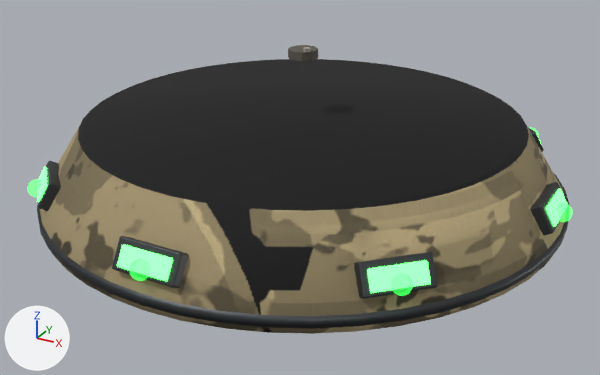
Two versions of the glTF model public/models/GASILO.glb, one commit apart.
Both versions are drawn from a 50 mm camera at (1.245, -2.286, 0.688) aimed at (0.053, -0.117, -0.396). Every picture has the same lights, and +X, +Y and +Z are marked at lower left. The first picture is the older version. Where no turn or scale is listed for an object, it has been applied to the vertices. Vertices at exactly the same position are counted once.

Objects in the first picture: 'Skirt', 'TankDetails', 'TiberiumGlow4', 'TiberiumGlow5', 'TiberiumGlow6', 'TiberiumGlow7' and 1 more.
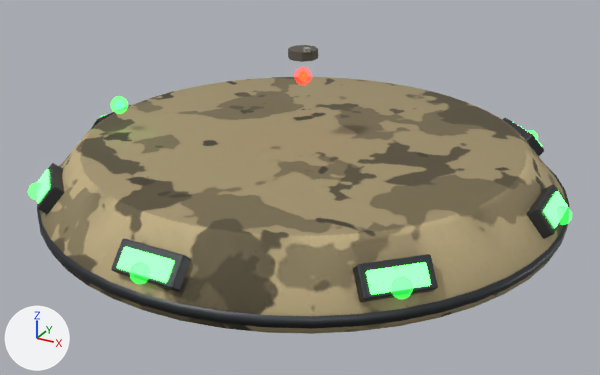
Where the newer file only moved an object's origin or applied its transform, the numbers keep the older frame.

What differs and where, as boxes (x1, y1, x2, y2) in the pictures (600 x 375 px; the box of a moved part takes in the faces that stretch with it):
'Skirt', reshaped, surface changed (7% shorter): before (40, 59, 565, 334); after (40, 77, 566, 334)
'TankDetails', mesh moved: before (37, 127, 569, 329); after (37, 105, 569, 329)
'TiberiumGlow6', moved: before (391, 273, 413, 296); after (391, 277, 413, 299)
'TiberiumGlow5', moved: before (130, 259, 150, 281); after (130, 262, 150, 284)
'TiberiumGlow7', moved: before (557, 203, 573, 222); after (557, 206, 572, 225)
'TiberiumGlow4', moved: before (27, 179, 42, 197); after (28, 182, 42, 200)
part 1 of me_skirt, moved or reshaped: before (40, 59, 565, 316); after (40, 77, 566, 316)
part 2 of me_skirt, surface changed: before (40, 59, 565, 334); after (40, 77, 566, 334)
part 3 of me_tankdetails, moved or reshaped: before (37, 127, 567, 299); after (37, 105, 569, 302)

Patch to the scene script:
```diff
--- a/public/models/GASILO.glb.py
+++ b/public/models/GASILO.glb.py
@@ me_skirt @@
 # used by ob_skirt; location = (0.0, 0.0, -0.5)
-me_skirt.from_pydata(...)  # 192 vertices, 380 faces; spans x -0.86..0.86, y -0.86..0.86, z 0.03..0.31
+me_skirt.from_pydata(...)  # 192 vertices, 380 faces; spans x -0.86..0.86, y -0.86..0.86, z 0.03..0.23
+# me_skirt part 1: all 96 vertices in x -0.72..0.72, y -0.72..0.72, z 0.3..0.31 are scaled about their middle by (1.03, 1.03, 1), then moved by (0.0, 0.0, -0.08)
+# me_skirt part 2: texture (UV) coordinates of 378 of 380 faces, centred in x -0.86..0.86, y -0.86..0.86, z 0.03..0.31, changed; they spanned u 0.0..0.73, v 0.0..1.0 and now span u 0.0..1.0, v 0.0..0.89
 me_skirt.materials.append(mat_camo_skirt)
@@ me_tankdetails @@
 # used by ob_tankdetails; location = (0.0, 0.0, -0.5)
-me_tankdetails.from_pydata(...)  # 992 vertices, 1916 faces; spans x -0.87..0.87, y -0.87..0.87, z 0.05..0.2
+me_tankdetails.from_pydata(...)  # 992 vertices, 1916 faces; spans x -0.87..0.87, y -0.87..0.87, z 0.05..0.19
+# me_tankdetails part 3: the whole mesh is moved by (0.0, 0.0, -0.01)
 me_tankdetails.materials.append(mat_steel)
@@ ob_tiberiumglow4 @@
 ob_tiberiumglow4 = bpy.data.objects.new('TiberiumGlow4', me_tiberiumglow4)
-ob_tiberiumglow4.location = (-0.608, -0.608, -0.35)
+ob_tiberiumglow4.location = (-0.608, -0.608, -0.36)
@@ ob_tiberiumglow5 @@
 ob_tiberiumglow5 = bpy.data.objects.new('TiberiumGlow5', me_tiberiumglow5)
-ob_tiberiumglow5.location = (0.0, -0.86, -0.35)
+ob_tiberiumglow5.location = (0.0, -0.86, -0.36)
@@ ob_tiberiumglow6 @@
 ob_tiberiumglow6 = bpy.data.objects.new('TiberiumGlow6', me_tiberiumglow6)
-ob_tiberiumglow6.location = (0.608, -0.608, -0.35)
+ob_tiberiumglow6.location = (0.608, -0.608, -0.36)
@@ ob_tiberiumglow7 @@
 ob_tiberiumglow7 = bpy.data.objects.new('TiberiumGlow7', me_tiberiumglow7)
-ob_tiberiumglow7.location = (0.86, 0.0, -0.35)
+ob_tiberiumglow7.location = (0.86, 0.0, -0.36)
```
